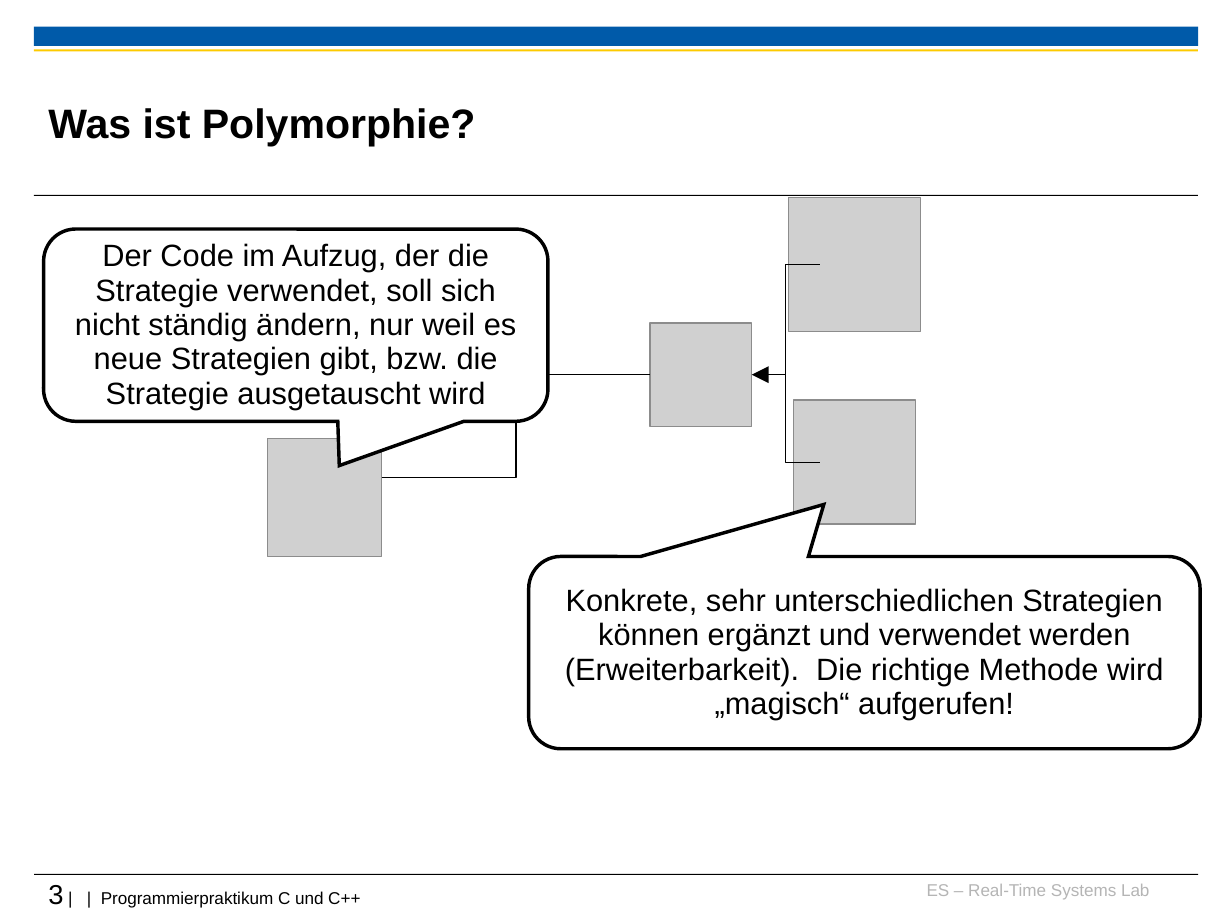
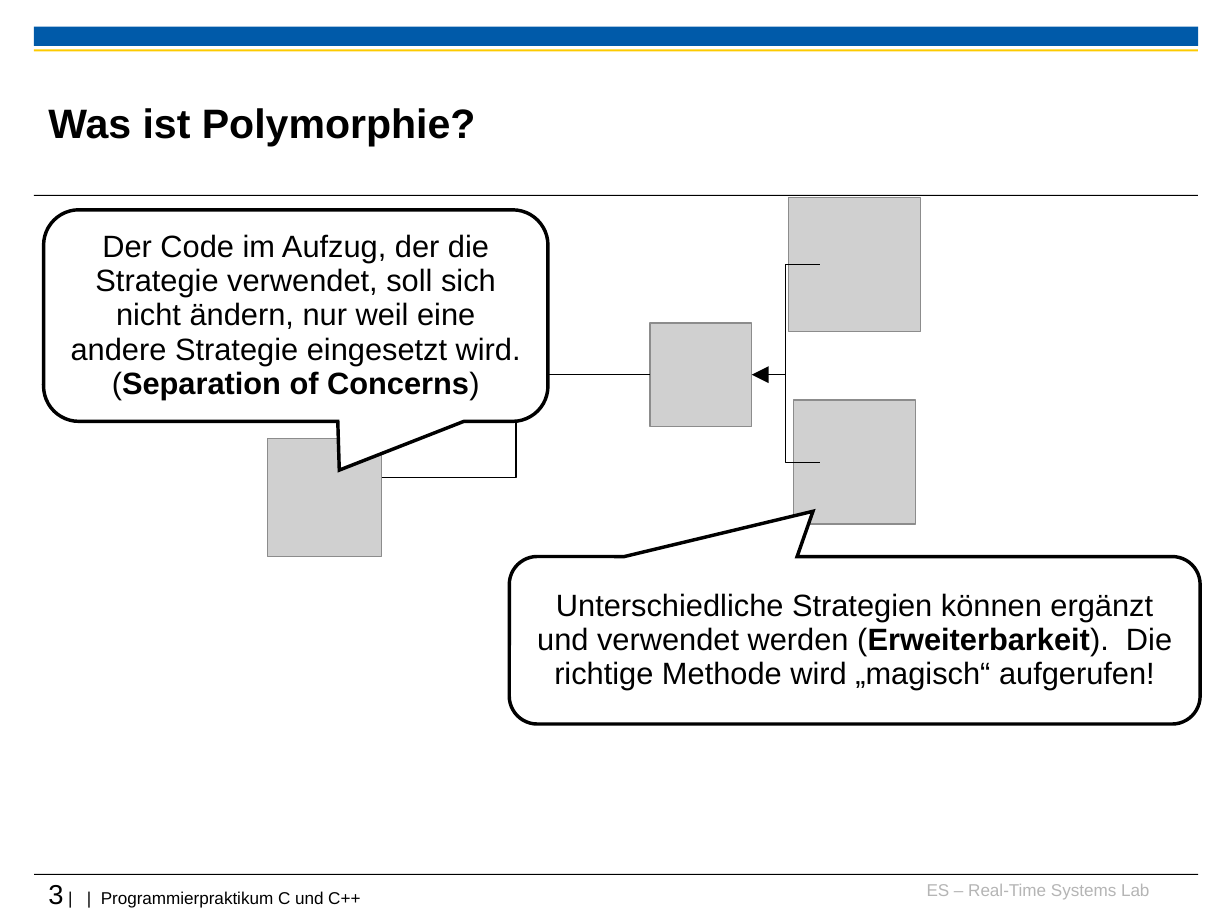
Before and after one commit to h82k/tud-cppp, a slide deck: slide 3 of Vorlesung/3 Vererbung-Polymorphie_F18.ppt. Drawn at 1232x924 pixels with LibreOffice and Linux fonts; fonts in the diff are those of the drawing; grey boxes stand for pictures; background and template pictures are left out. Boxes give left, top, right and bottom in pixels: in the first picture for what was removed or moved away, otherwise in the second. Text is boxed around its words. In the diff, an @@ line names an element or a change of style, - is before the commit and + after.

```diff
--- a/Vorlesung/3 Vererbung-Polymorphie_F18.ppt
+++ b/Vorlesung/3 Vererbung-Polymorphie_F18.ppt
@@ rounded speech box "Der Code im Aufzug, der ...": place and size @@
-rounded speech box "Der Code im Aufzug, der ..." at [43,229,547,421]
+rounded speech box "Der Code im Aufzug, der ..." at [43,209,547,421]
@@ text in rounded speech box at [71,234,521,400]: text changed @@
-Der Code im Aufzug, der die Strategie verwendet, soll sich nicht ständig ändern, nur weil es neue Strategien gibt, bzw. die Strategie ausgetauscht wird
+Der Code im Aufzug, der die Strategie verwendet, soll sich nicht ändern, nur weil eine andere Strategie eingesetzt wird.
+(Separation of Concerns)
@@ rounded speech box "Unterschiedliche Strategien können ergänzt und ...": place and size @@
-rounded speech box "Unterschiedliche Strategien können ergänzt und ..." at [529,557,1200,749]
+rounded speech box "Unterschiedliche Strategien können ergänzt und ..." at [509,557,1200,724]
@@ text in rounded speech box at [537,593,1172,690]: text changed @@
-Konkrete, sehr unterschiedlichen Strategien können ergänzt und verwendet werden (Erweiterbarkeit). Die richtige Methode wird „magisch“ aufgerufen!
+Unterschiedliche Strategien können ergänzt und verwendet werden (Erweiterbarkeit). Die richtige Methode wird „magisch“ aufgerufen!
```
Also in this commit, not shown: 8 other slides changed.
